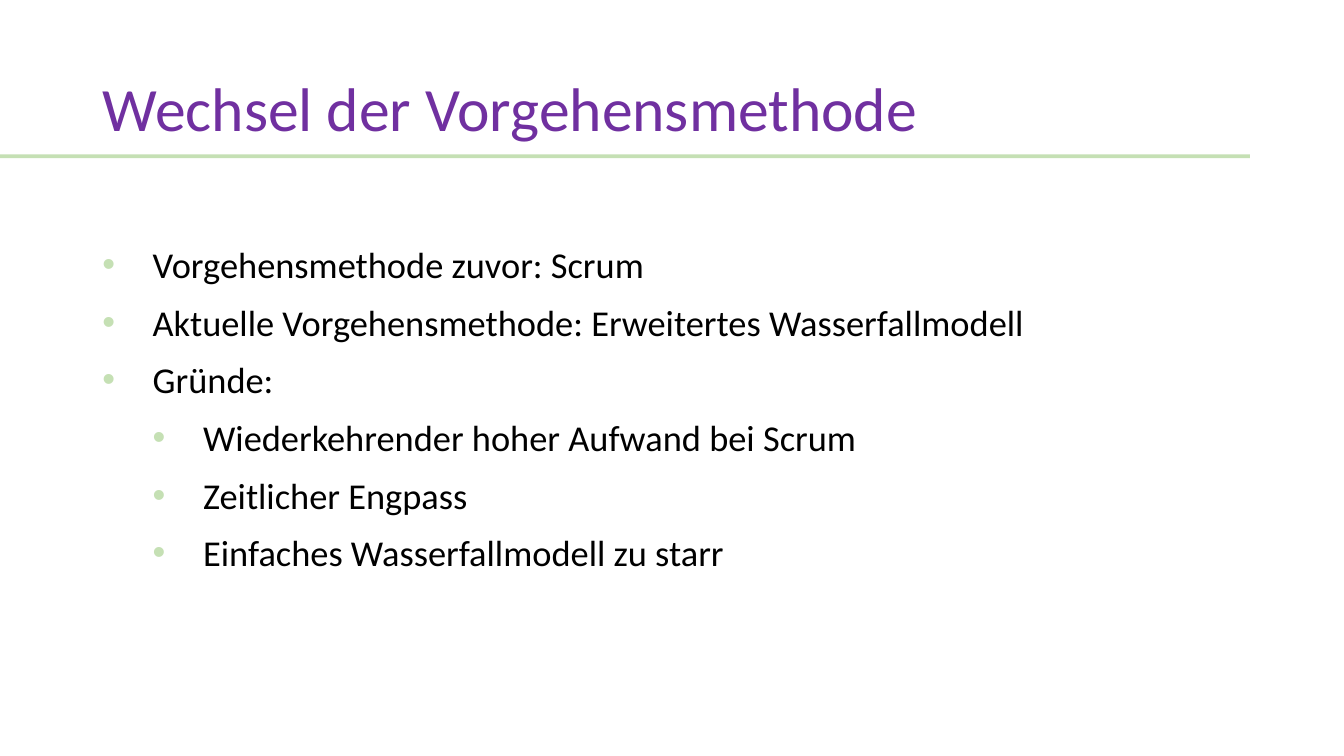
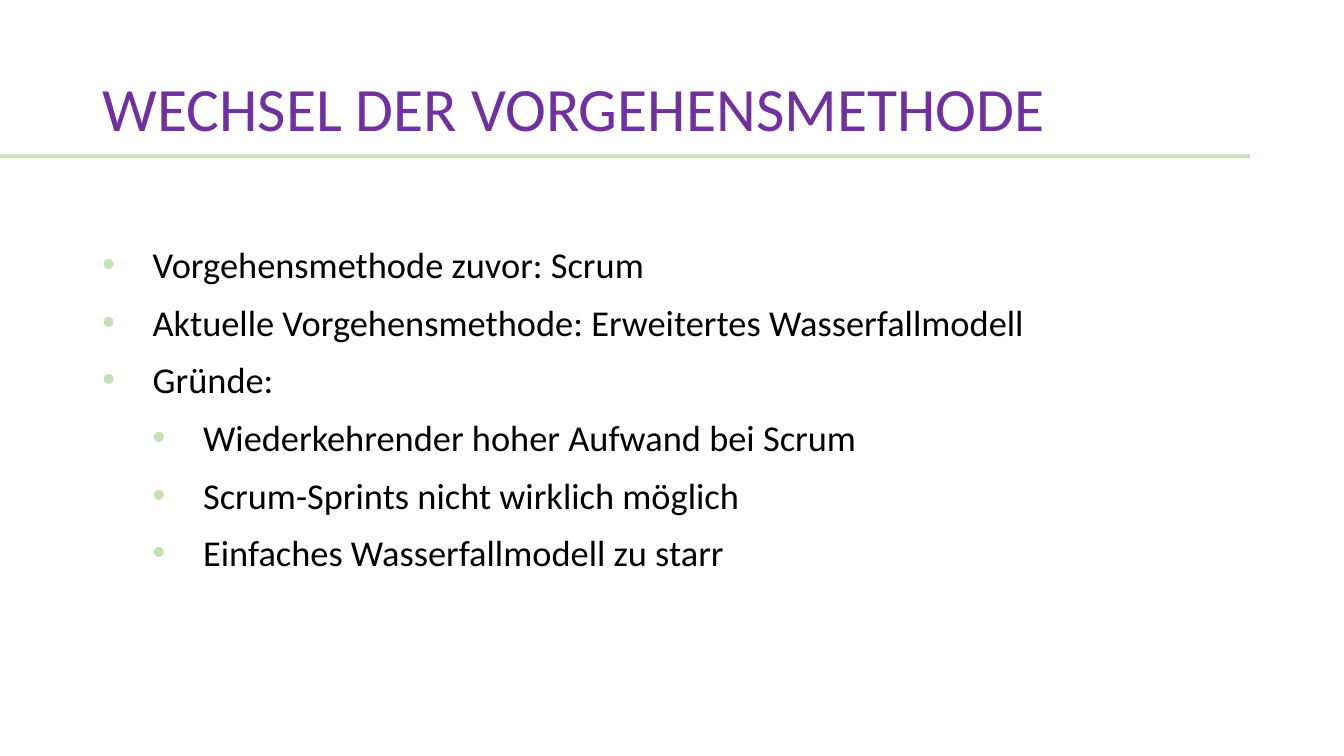
Before and after one commit to WI18C/Lernsoftware, a slide deck: slide 4 of Abschlusspräsentation.pptx (slide 3 before the commit). Drawn at 1344x756 pixels with LibreOffice and Linux fonts; fonts in the diff are those of the drawing. Boxes give left, top, right and bottom in pixels: in the first picture for what was removed or moved away, otherwise in the second. Text is boxed around its words. In the diff, an @@ line names an element or a change of style, - is before the commit and + after.

Commit message:
Add files via upload
Noch nicht fertige Abschlusspräsentation

```diff
--- a/Abschlusspräsentation.pptx
+++ b/Abschlusspräsentation.pptx
@@ title at (x1=102, y1=91, x2=1044, y2=132): text changed @@
-Wechsel der Vorgehensmethode
+WECHSEL DER VORGEHENSMETHODE
@@ text at (x1=203, y1=483, x2=739, y2=516): text changed @@
-  • Zeitlicher Engpass
+  • Scrum-Sprints nicht wirklich möglich
```
Also in this commit, not shown: 2 other slides changed, 3 slides added, 6 slides removed.
